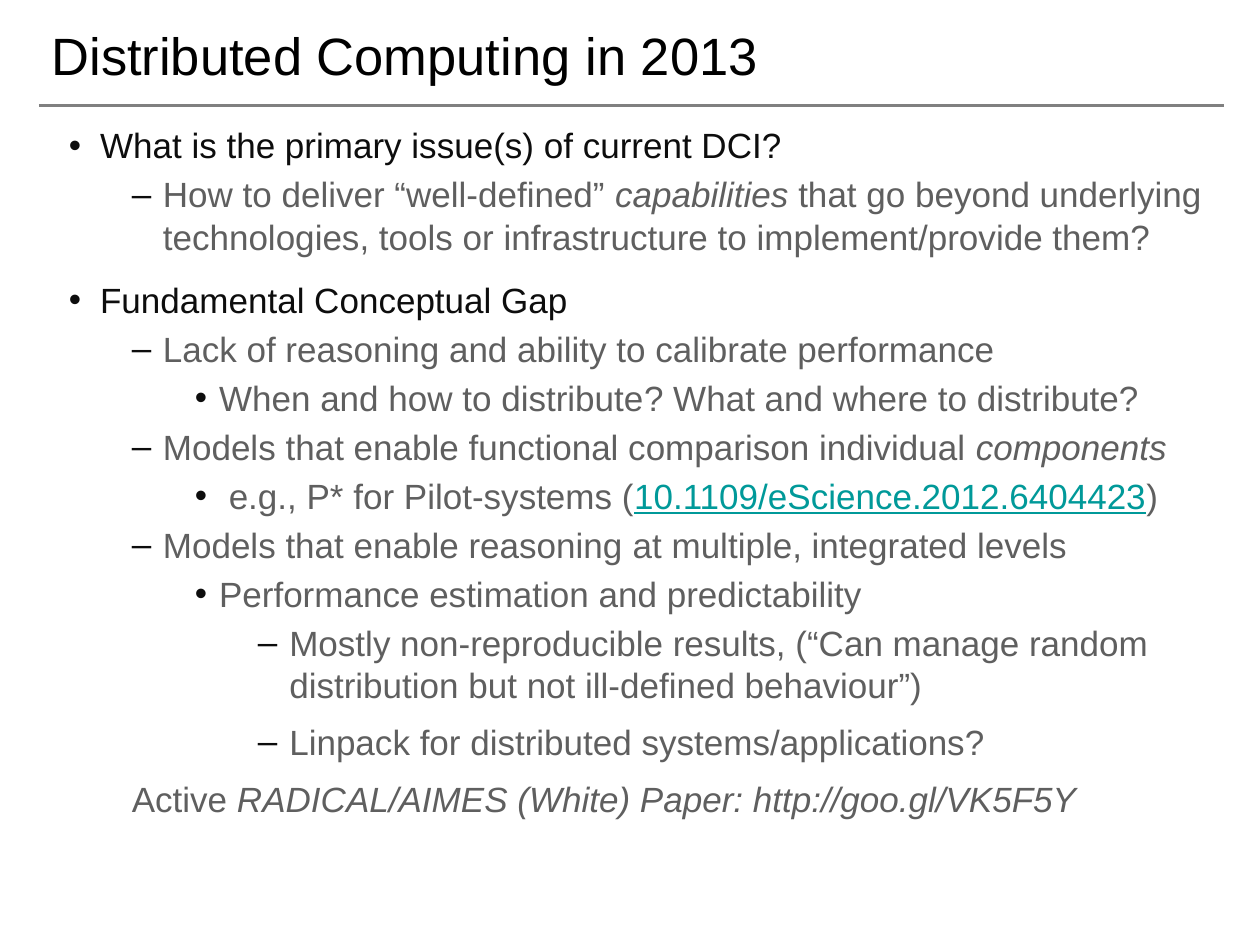
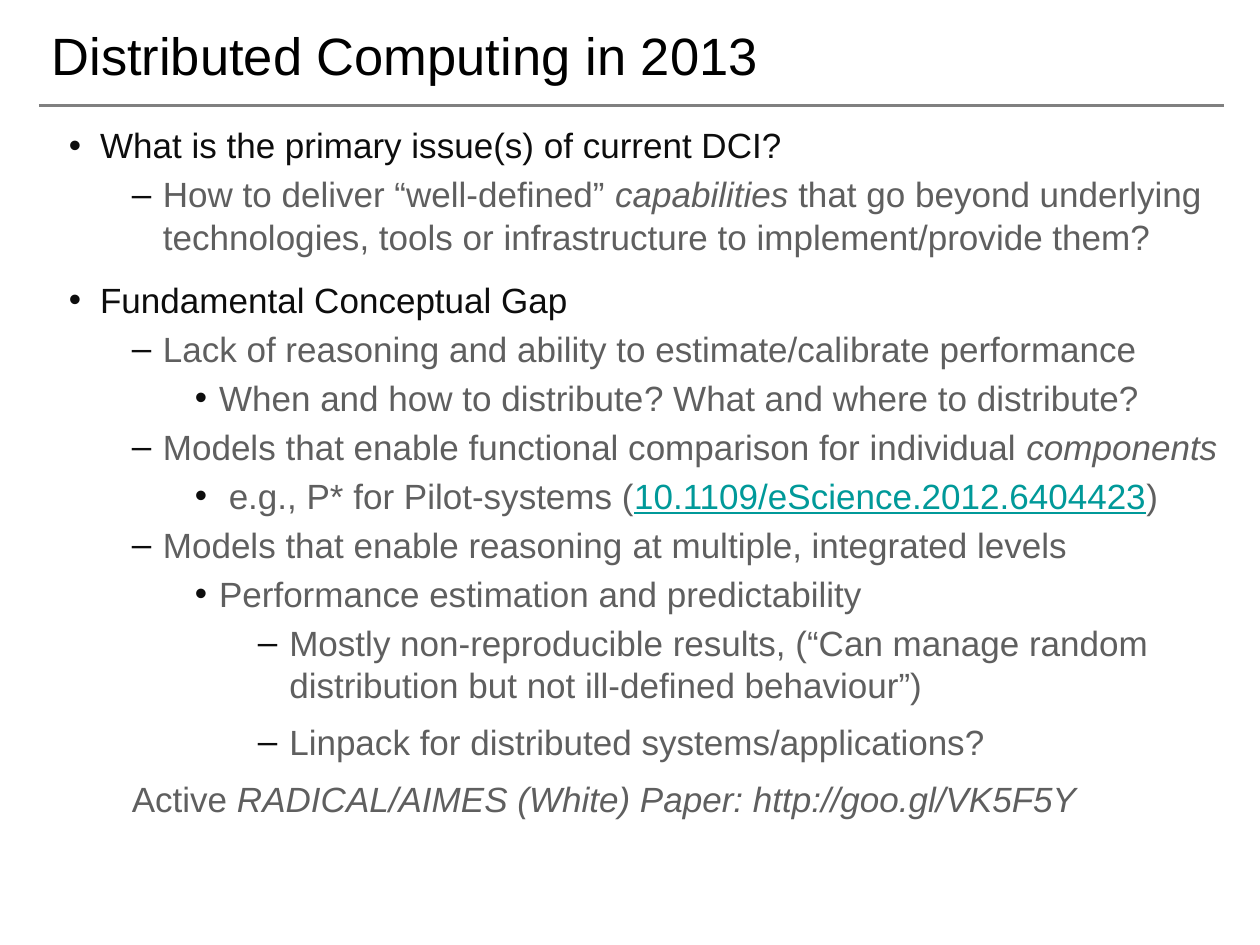
Before and after one commit to saga-project/presentations, a slide deck: slide 4 of radical-magic.pptx. Drawn at 1260x945 pixels with LibreOffice and Linux fonts; fonts in the diff are those of the drawing; background and template pictures are left out. Boxes give left, top, right and bottom in pixels: in the first picture for what was removed or moved away, otherwise in the second. Text is boxed around its words. In the diff, an @@ line names an element or a change of style, - is before the commit and + after.

```diff
--- a/radical-magic.pptx
+++ b/radical-magic.pptx
@@ text at (163,336,1137,368): text changed @@
-  – Lack of reasoning and ability to calibrate performance
+  – Lack of reasoning and ability to estimate/calibrate performance
@@ text at (163,434,1217,466): text changed @@
-  – Models that enable functional comparison individual components
+  – Models that enable functional comparison for individual components
```
Also in this commit, not shown: 13 other slides changed, 1 slide added.
